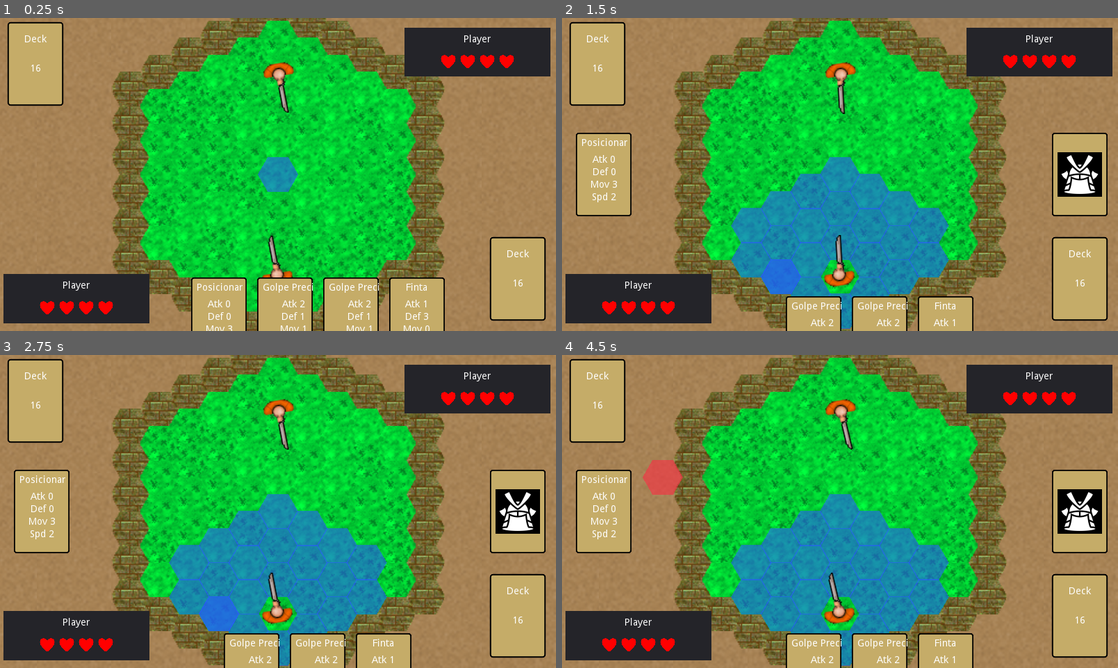
Above: before the commit, frames 1-4 (two rows, left to right).
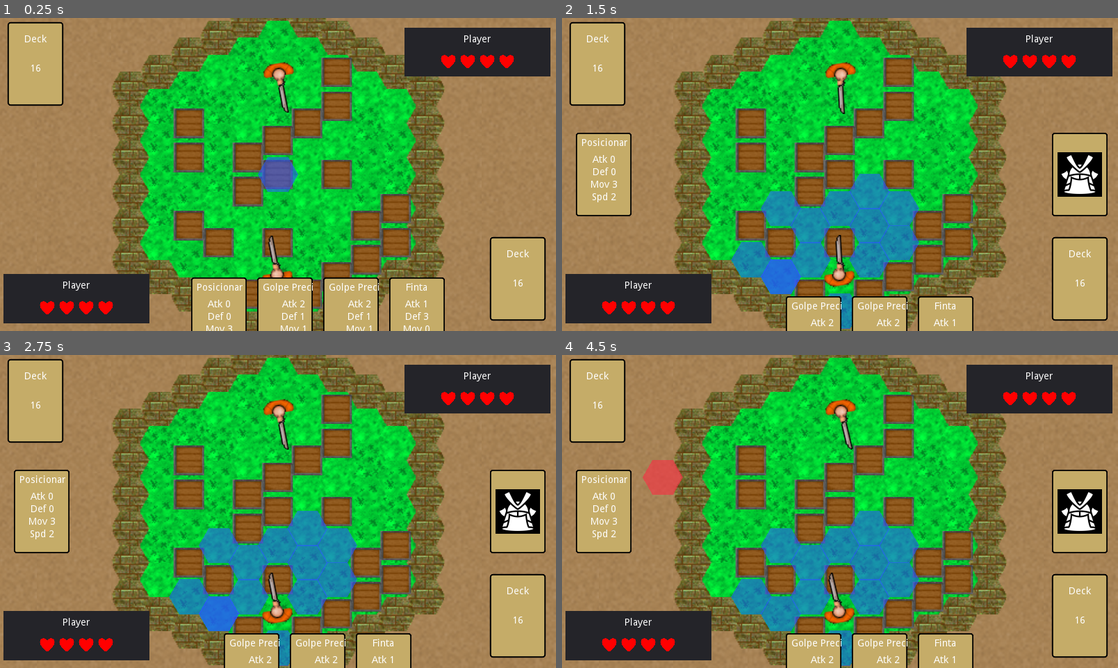
Above: after the commit, the same moments.

Repository: AndreMicheletti/samurai-hex-game
Game: Godot game, scene res://scenes/Game.tscn
Two runs of this game, one before a commit and one after it. Both use one fixed random seed, a clock stepped at 60 frames per second and the inputs below.
Inputs (mouse positions are in pixels of both pictures, inside the frame that each line leads up to):
- Up to frame 1 (0.25 s): no input
- Up to frame 2 (1.5 s): move the mouse to (778, 284) at 0.52 s; click (778, 284) at 0.67 s; move the mouse to (1079, 277) at 1.27 s; click (1079, 277) at 1.42 s
- Up to frame 3 (2.75 s): move the mouse to (33, 401) at 2.02 s; click (33, 401) at 2.17 s
- Up to frame 4 (4.5 s): move the mouse to (606, 511) at 2.77 s; click (606, 511) at 2.92 s; move the mouse to (1079, 511) at 3.52 s; click (1079, 511) at 3.67 s; move the mouse to (673, 464) at 4.27 s; click (673, 464) at 4.42 s

The runs differ from the first frame. In frame 1, 9.5% of the frame differs, in the area x 31-74%, y 12-93%; in frame 2, 11%; in frame 3, 11%; in frame 4, 11%, in the area x 30-74%, y 12-90%.

Commit message:
added boxes

Diff:
--- a/scripts/Card.gd
+++ b/scripts/Card.gd
@@ -32,8 +32,10 @@
 		$anim.play("flip_back")
 		yield($anim, "animation_finished")
 		back = true
+		enabled = false
 
 func set_flipped_back():
+	enabled = false
 	back = true
 	$backside.visible = true
 	$Margin.visible = false
--- a/scripts/EnemyCharacter.gd
+++ b/scripts/EnemyCharacter.gd
@@ -24,12 +24,15 @@
 	print("ENEMY PLAY TURN!! ")
 	emit_signal("turn_started", self)
 	moved = 0
-	yield(game.game_ui.reveal_enemy_card(), "completed")
-	yield(get_tree().create_timer(0.5), "timeout")
+	yield(reveal_card(), "completed")
 	var res = select_movement()
 	if res is GDScriptFunctionState:
 		yield(res, "completed")
 	end_turn()
+
+func reveal_card():
+	yield(game.game_ui.reveal_enemy_card(), "completed")
+	yield(get_tree().create_timer(0.5), "timeout")
 
 func select_movement():
 	# FIND PATH TO PLAYER
--- a/scripts/Game.gd
+++ b/scripts/Game.gd
@@ -135,6 +135,10 @@
 	var damage = attacker.selected_card.atk - defensor.selected_card.def
 	attacker.look_to_hex(defensor.hex_pos)
 	defensor.look_to_hex(attacker.hex_pos)
+
+	if defensor == self.enemy:
+		yield(defensor.reveal_card(), "completed")
+
 	if damage > 0:
 		# play animation
 		attacker.play_attack(attacker.selected_card)
--- a/scripts/GameUI.gd
+++ b/scripts/GameUI.gd
@@ -62,8 +62,9 @@
 	player_cards.add_child(node)
 
 func on_card_pressed(node):
-	emit_signal("card_pressed", node.card_resource)
-	player_cards.remove_child(node)
+	if game.state == game.Phase.CHOOSE:
+		emit_signal("card_pressed", node.card_resource)
+		player_cards.remove_child(node)
 
 func show_cards():
 	$Tween.interpolate_property(
@@ -122,4 +123,6 @@
 	enemy_center_card.add_child(card)
 
 func reveal_enemy_card():
-	yield(enemy_center_card.get_child(0).flip(), "completed")
+	if enemy_center_card.get_child(0).back:
+		yield(enemy_center_card.get_child(0).flip(), "completed")
+	yield(get_tree().create_timer(0.1), "timeout")
--- a/scripts/Highlight.gd
+++ b/scripts/Highlight.gd
@@ -27,10 +27,11 @@
 		visible = false
 
 func update_visible(character : Character):
-	if game.state != game.Phase.PLAY:
-		visible = false
-		return
-	if hex_pos == game.player.hex_pos or hex_pos == game.enemy.hex_pos:
+	if (game.state != game.Phase.PLAY or
+		hex_pos == game.player.hex_pos or
+		hex_pos == game.enemy.hex_pos or
+		world.is_obstacle(hex_pos)
+		):
 		visible = false
 		return
 	if character.active:
--- a/scripts/Tile.gd
+++ b/scripts/Tile.gd
@@ -2,7 +2,7 @@
 
 class_name Tile
 
-enum TileType {GRASS, SAND, WALL}
+enum TileType {GRASS, SAND, WALL, BOX}
 
 export(TileType) var tile_type
 
@@ -11,6 +11,7 @@
 	var grass_tiles = ["grass1.png", "grass2.png", "grass3.png"]
 	var sand_tiles = ["sand1.png", "sand2.png"]
 	var wall_tiles = ["wall1.png"]
+	var box_tiles = ["box1.png"]
 	match tile_type:
 		TileType.GRASS:
 			select_texture(grass_tiles)
@@ -18,6 +19,9 @@
 			select_texture(sand_tiles)
 		TileType.WALL:
 			select_texture(wall_tiles)
+		TileType.BOX:
+			select_texture(box_tiles)
+			scale = Vector2(.85, .85)
 
 func select_texture(list):
 	var file_path = list[0]
--- a/scripts/World.gd
+++ b/scripts/World.gd
@@ -17,12 +17,14 @@
 export(Vector2) var playerStart = Vector2(0, 0)
 export(Vector2) var enemyStart = Vector2(0, 0)
 
+export(int) var boxCount = 20
+
 var tile_scene = preload("res://scenes/world/Tile.tscn")
 var back_scene = preload("res://scenes/world/background.tscn")
 var highlight_scene = preload("res://scenes/world/Highlight.tscn")
 
 var click_enabled = false
-var world_walls_pos = []
+var obstacles_coords = []
 
 onready var game = get_parent()
 
@@ -75,6 +77,27 @@
 		$Highlights.add_child(block_2)
 		block_2.init(self)
 
+	# build boxes
+	var available = []
+	for hex in zeroCell.get_all_within(size):
+		var coords = hex.get_axial_coords()
+		if coords != playerStart and coords != enemyStart:
+			available.append(coords)
+	available.shuffle()
+
+	for n in range(boxCount):
+		randomize()
+		var idx = randi() % available.size()
+		var selected = available[idx]
+		available.remove(idx)
+		var block = tile_scene.instance()
+		block.tile_type = Tile.TileType.BOX
+		block.position = get_grid().get_hex_center(selected)
+		$Tileset.add_child(block)
+		obstacles_coords.append(selected)
+		get_grid().add_obstacles(selected)
+
+
 func spawn_players(player, enemy):
 	# add instances
 	add_child(player)
@@ -99,7 +122,7 @@
 		return true
 	if hex_pos.y > world_size or hex_pos.y < -world_size:
 		return true
-	if hex_pos in world_walls_pos:
+	if hex_pos in obstacles_coords:
 		return true
 	return false
 
Binary file added: graphics/world/box1.png
Not shown, added: graphics/world/box1.png.import
